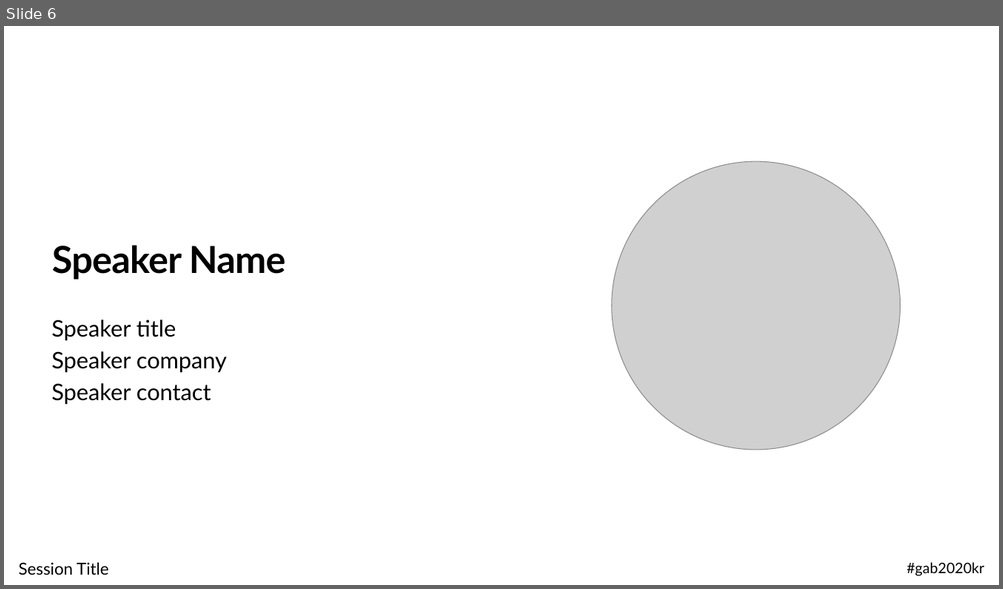
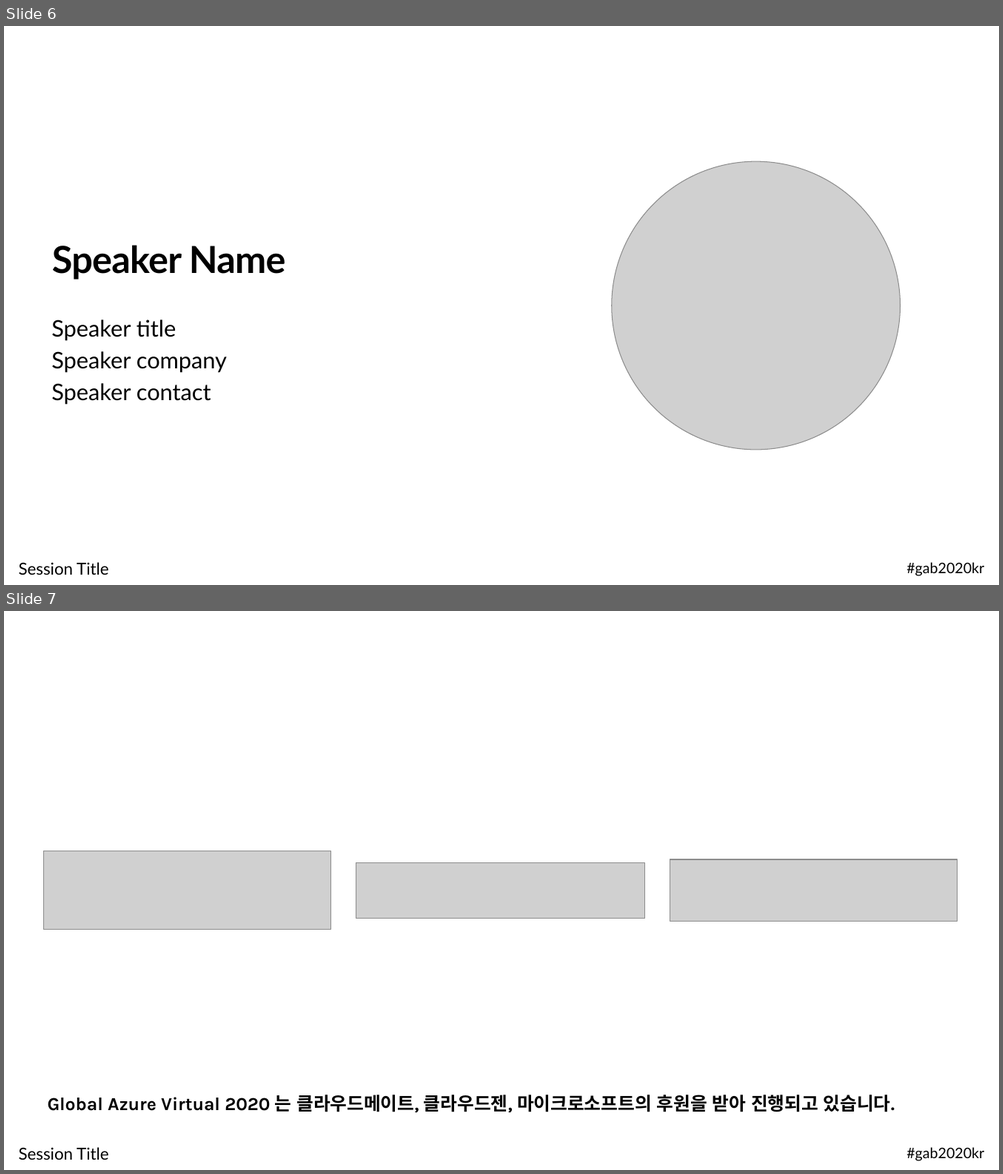
Before and after one commit to krazure/gab2020kr, a slide deck: templates/template-speaker-v0.2.pptx. Shown one above the other, each under a label of ours: slide 6 before the commit, slides 6 and 7 after it. The pictures are 1003x589 and 1003x1174 pixels, drawn with LibreOffice and Linux fonts; fonts in the diff are those of the drawing; grey boxes stand for pictures; background and template pictures are left out. Boxes give left, top, right and bottom in pixels: in the first picture for what was removed or moved away, otherwise in the second. Text is boxed around its words. In the diff, an @@ line names an element or a change of style, - is before the commit and + after.

```diff
--- a/templates/template-speaker-v0.2.pptx
+++ b/templates/template-speaker-v0.2.pptx
@@ slide 7 added at bbox=[4, 611, 999, 1170], background #FFFFFF; not listed: 1 template element that a slide beside it also shows @@
@@ picture added at bbox=[43, 851, 331, 931] @@
@@ picture added at bbox=[356, 863, 644, 917] @@
@@ picture added at bbox=[670, 860, 958, 921] @@
@@ text added at bbox=[48, 1095, 894, 1113], 17.6 pt, text #000000, bold @@
+Global Azure Virtual 2020 는 클라우드메이트, 클라우드젠, 마이크로소프트의 후원을 받아 진행되고 있습니다.
@@ text added at bbox=[19, 1147, 109, 1160], 16 pt, text #000000 @@
+Session Title
```
Also in this commit, not shown: 1 slide changed, 1 slide removed.
